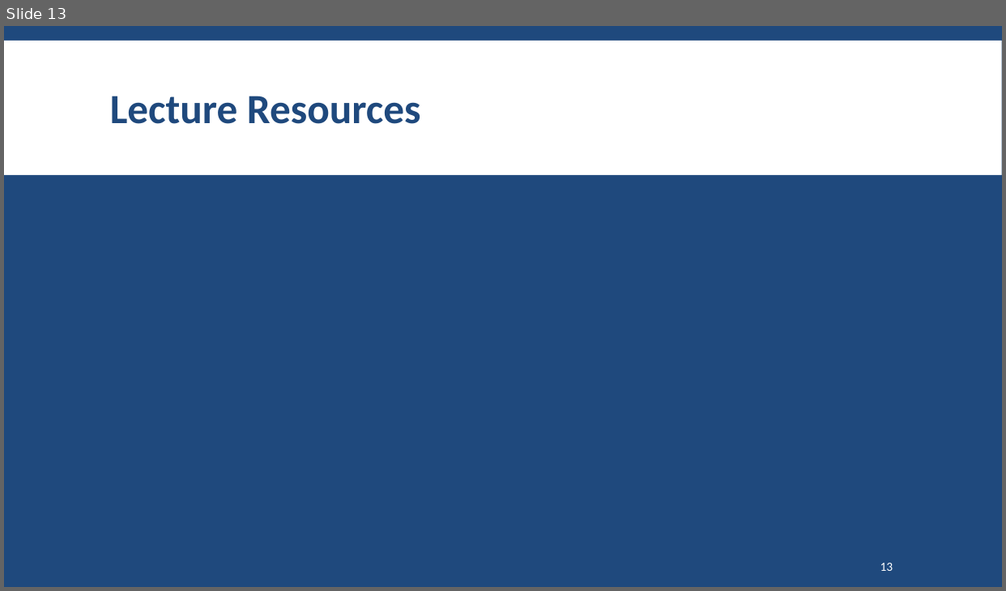
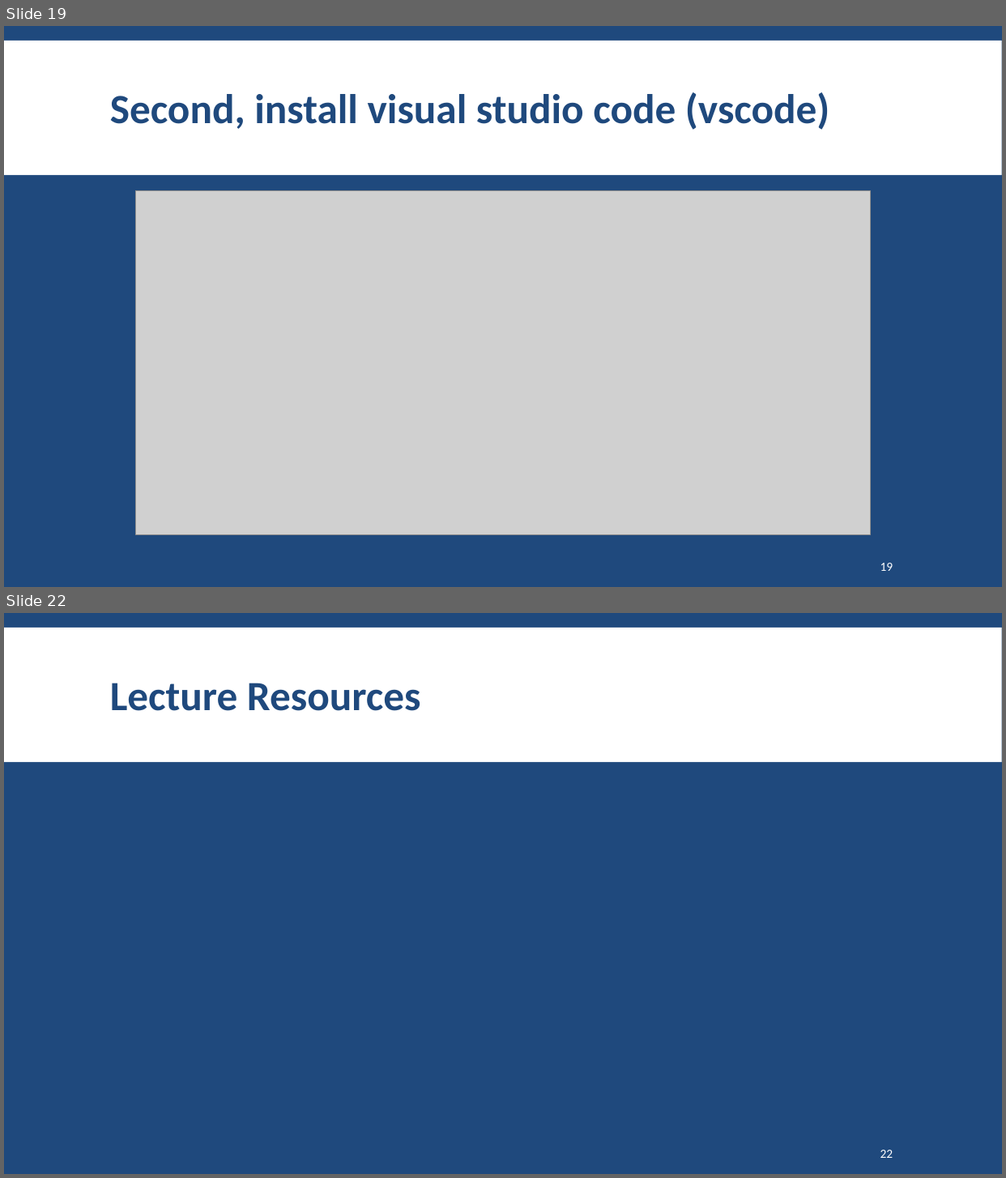
Before and after one commit to SharifPythonSpace/Course1401, a slide deck: Slide/00-Introduction to Programming Applications with Python.pptx. Shown one above the other, each under a label of ours: slide 13 before the commit, slides 19 and 22 after it; the slides between them are not shown. The pictures are 1006x591 and 1006x1178 pixels, drawn with LibreOffice and Linux fonts; fonts in the diff are those of the drawing; grey boxes stand for pictures; background and template pictures are left out. Boxes give left, top, right and bottom in pixels: in the first picture for what was removed or moved away, otherwise in the second. Text is boxed around its words. In the diff, an @@ line names an element or a change of style, - is before the commit and + after.

```diff
--- a/Slide/00-Introduction to Programming Applications with Python.pptx
+++ b/Slide/00-Introduction to Programming Applications with Python.pptx
@@ slide 19 added at (x1=4, y1=26, x2=1002, y2=587), background #1F497D; not listed: 1 template element that a slide beside it also shows @@
@@ title added at (x1=110, y1=92, x2=830, y2=130), 40 pt, text #1F497D, bold @@
+Second, install visual studio code (vscode)
@@ picture added at (x1=136, y1=190, x2=870, y2=535) @@
@@ page number added at (x1=880, y1=563, x2=893, y2=571), 12 pt, text #FFFFFF @@
+19
@@ what was slide 13 is now slide 22 @@
@@ page number at (x1=880, y1=1150, x2=893, y2=1158): text changed @@
-13
+22
```
Also in this commit, not shown: 5 slides changed, 8 other slides added.
